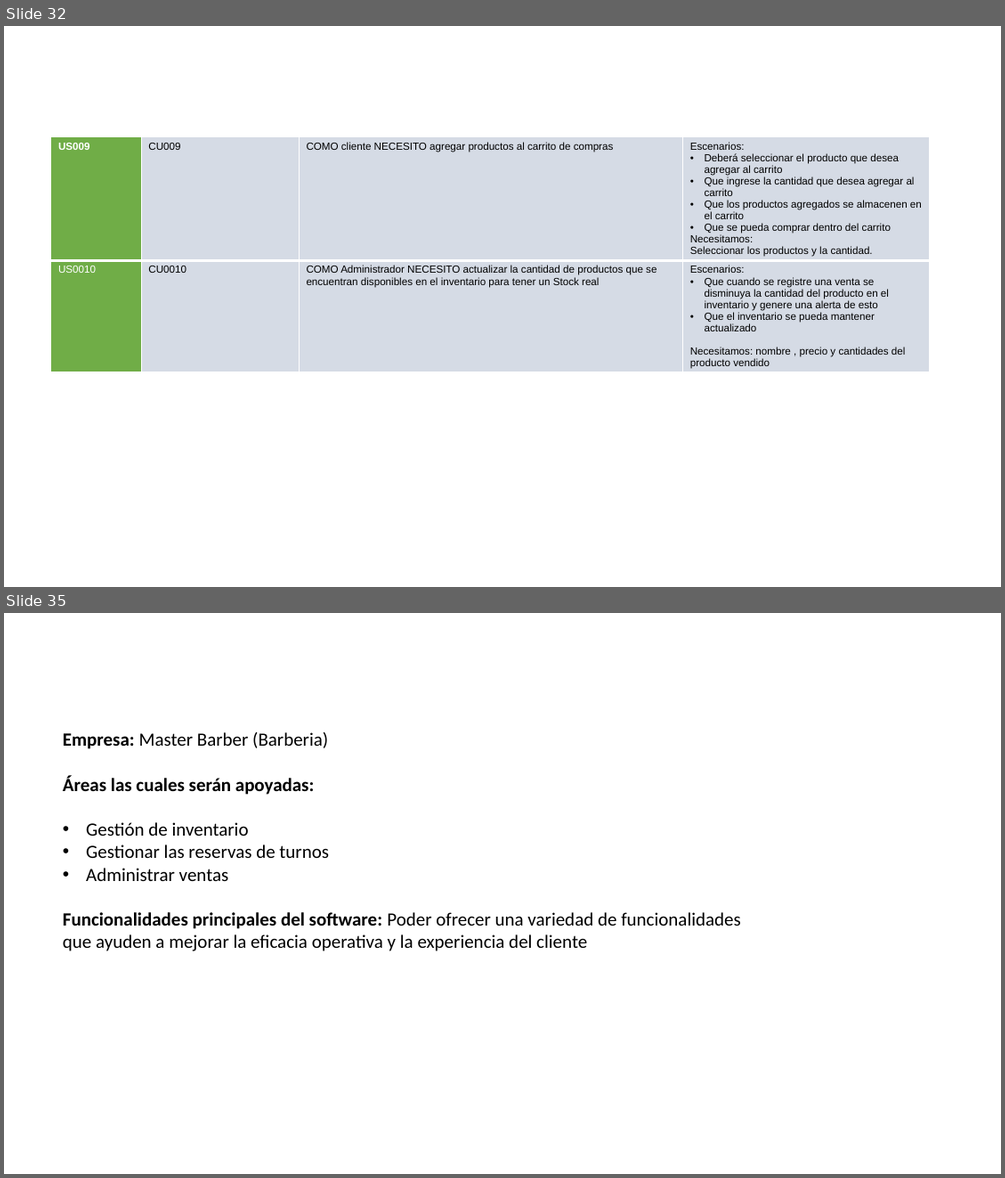
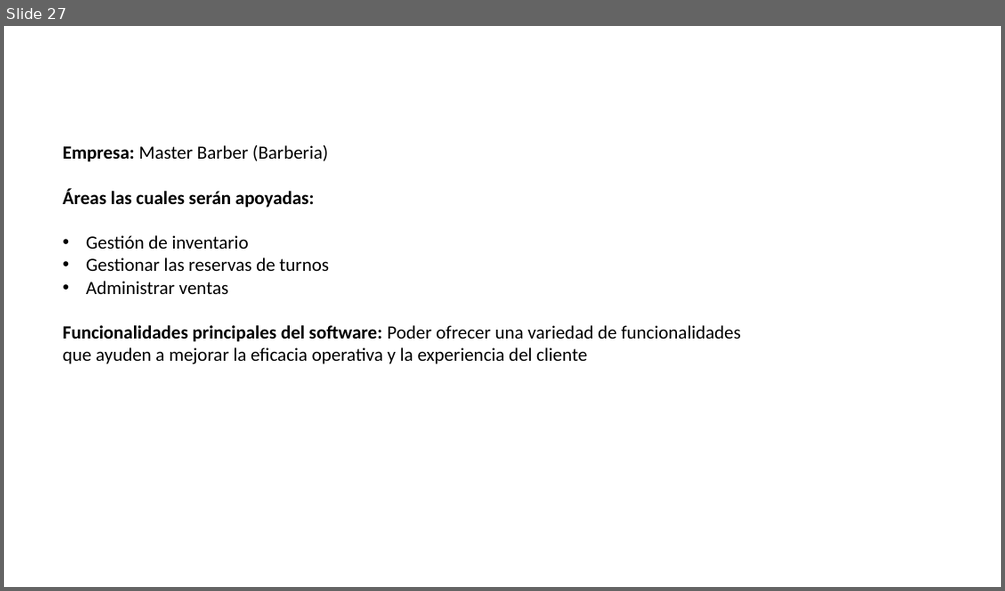
Before and after one commit to DavidV4iss/Master-Barber, a slide deck: PRESENTACION ENTREGABLES 2/Entregables 2.pptx. Shown one above the other, each under a label of ours: slides 32 and 35 before the commit, slide 27 after it; the slides between them are not shown. The pictures are 1005x1178 and 1005x591 pixels, drawn with LibreOffice and Linux fonts; fonts in the diff are those of the drawing; background and template pictures are left out. Boxes give left, top, right and bottom in pixels: in the first picture for what was removed or moved away, otherwise in the second. Text is boxed around its words. In the diff, an @@ line names an element or a change of style, - is before the commit and + after.

```diff
--- a/PRESENTACION ENTREGABLES 2/Entregables 2.pptx
+++ b/PRESENTACION ENTREGABLES 2/Entregables 2.pptx
@@ slide 32 removed at bbox=[4, 26, 1001, 587], background picture (left out) @@
@@ table removed at bbox=[51, 136, 930, 382], 2 rows, 4 columns @@
-US009 | CU009 | COMO cliente NECESITO agregar productos al carrito de compras | Escenarios: / Deberá seleccionar el producto que desea agregar al carrito / Que ingrese la cantidad que desea agregar al carrito / Que los productos agregados se almacenen en el carrito / Que se pueda comprar dentro del carrito / Necesitamos: / Seleccionar los productos y la cantidad.
-US0010 | CU0010 | COMO Administrador NECESITO actualizar la cantidad de productos que se encuentran disponibles en el inventario para tener un Stock real | Escenarios: / Que cuando se registre una venta se disminuya la cantidad del producto en el inventario y genere una alerta de esto / Que el inventario se pueda mantener actualizado / Necesitamos: nombre , precio y cantidades del producto vendido
@@ what was slide 35 is now slide 27 @@
```
Also in this commit, not shown: 5 slides changed, 7 slides added, 14 other slides removed.
